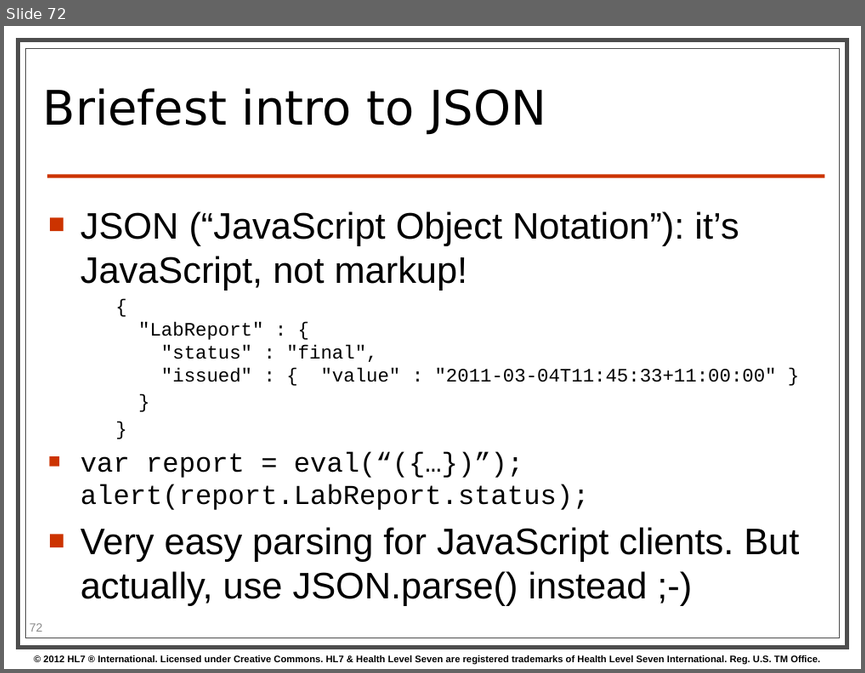
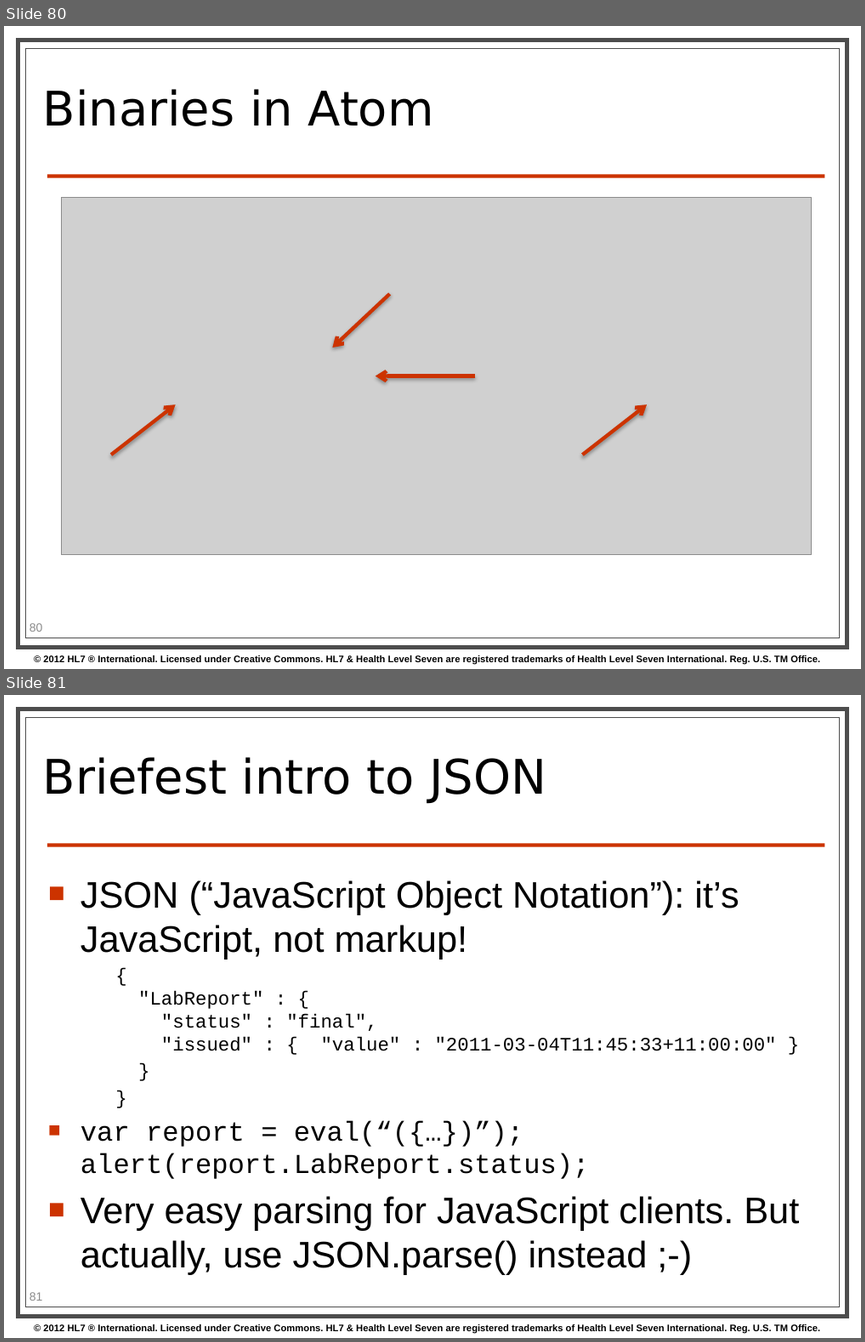
Before and after one commit to vista-novo/fhir, a slide deck: presentations/2013-01 Tutorials/201301 - Phoenix - FhirForDevelopersWGMTutorial.pptx. Shown one above the other, each under a label of ours: slide 72 before the commit, slides 80 and 81 after it. The pictures are 865x673 and 865x1342 pixels, drawn with LibreOffice and Linux fonts; fonts in the diff are those of the drawing; grey boxes stand for pictures; background and template pictures are left out. Boxes give left, top, right and bottom in pixels: in the first picture for what was removed or moved away, otherwise in the second. Text is boxed around its words. In the diff, an @@ line names an element or a change of style, - is before the commit and + after.

```diff
--- a/presentations/2013-01 Tutorials/201301 - Phoenix - FhirForDevelopersWGMTutorial.pptx
+++ b/presentations/2013-01 Tutorials/201301 - Phoenix - FhirForDevelopersWGMTutorial.pptx
@@ slide 80 added at [4, 26, 861, 669], background #FFFFFF; not listed: 4 template elements that a slide beside it also shows @@
@@ title added at [43, 89, 434, 126], 40 pt, text #000000 @@
+Binaries in Atom
@@ picture added at [62, 198, 812, 555] @@
@@ arrow added from (390, 293) to (332, 347), #CC3300 3 pt @@
@@ arrow added from (475, 375) to (375, 375), #CC3300 3 pt @@
@@ arrow added from (111, 454) to (176, 405), #CC3300 3 pt @@
@@ arrow added from (582, 454) to (647, 405), #CC3300 3 pt @@
@@ page number added at [30, 623, 43, 631], 10 pt, text #8C8C8C @@
+80
@@ what was slide 72 is now slide 81 @@
@@ page number at [30, 1292, 43, 1300]: text changed @@
-72
+81
```
Also in this commit, not shown: 10 slides changed, 2 other slides added, 2 slides removed.
